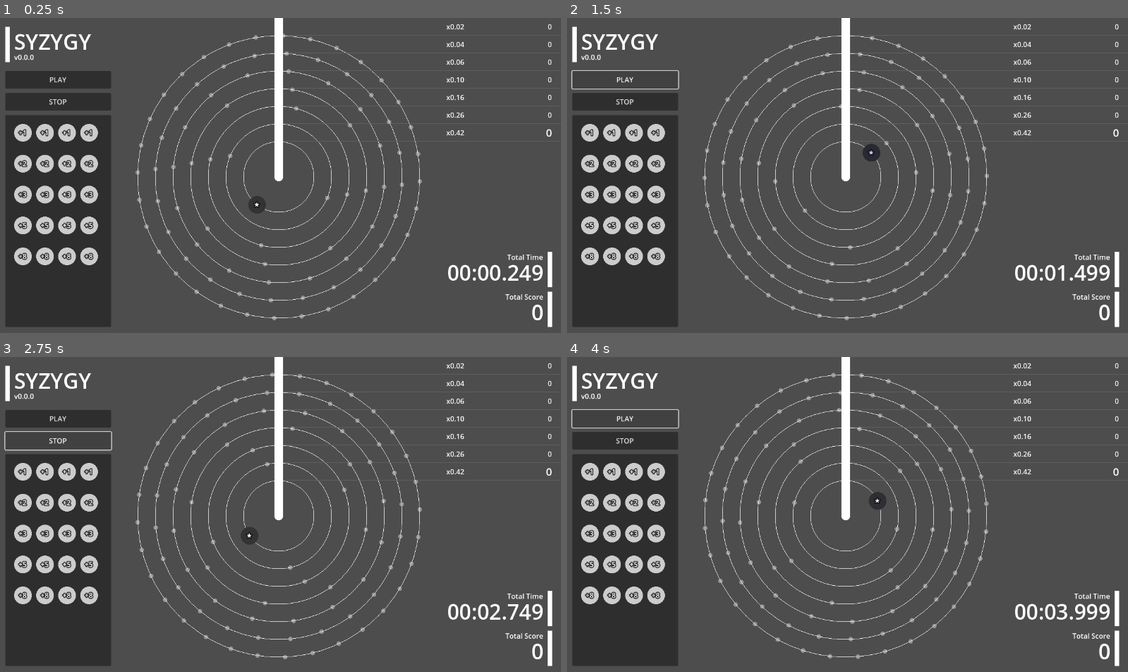
Above: before the commit, frames 1-4 (two rows, left to right).
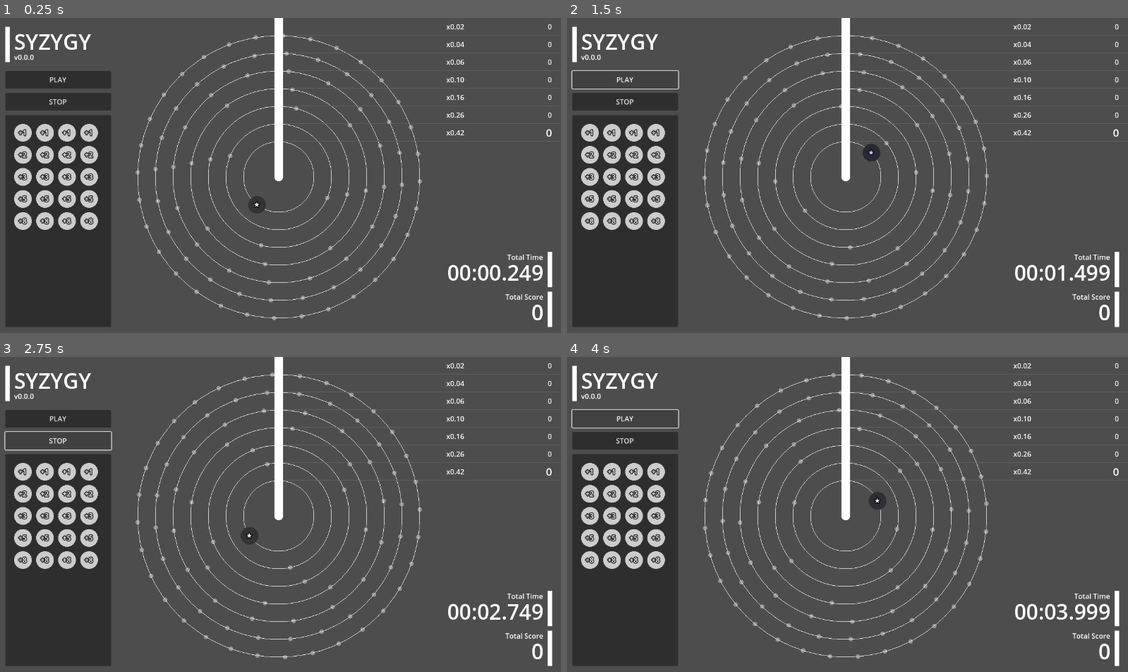
Above: after the commit, the same moments.

Repository: kamikoloss/syzygy
Game: Godot game, scene res://scenes/main.tscn
Same seed, same stepped clock (60 frames per second), same inputs: the game is played once before the commit and once after it.
Inputs:
- Up to frame 1 (0.25 s): no input
- Up to frame 2 (1.5 s): click "PLAY" at 0.5 s; click "PLAY" at 1.25 s
- Up to frame 3 (2.75 s): click "STOP" at 2 s
- Up to frame 4 (4 s): click "STOP" at 2.75 s; click "PLAY" at 3.5 s

The runs differ from the first frame. In frame 1, 2.8% of the frame differs, in the area x 2-18%, y 40-79%; in frame 2, 2.8%; in frame 3, 2.8%; in frame 4, 2.8%.

Commit message:
chore: delete Chip price label

Diff:
--- a/scenes/chip.gd
+++ b/scenes/chip.gd
@@ -20,7 +20,6 @@
 @export var _texture_rect_main: TextureRect
 @export var _texture_rect_outline: TextureRect
 @export var _label_main: Label
-@export var _label_price: Label
 
 var price := 0
 var score := 0
@@ -66,14 +65,13 @@
     _label_main.text = data[0] # "+%s" % [score]
     _texture_rect_main.modulate = data[1]
     price = data[2]
-    _label_price.text = "%s" % [data[2]]
     score = data[3]
 
     # Locked
     if is_locked:
-        _label_price.modulate = Color.WHITE
+        pass
     else:
-        _label_price.modulate = Color.WHITE
+        pass
 
     # Outline
     _texture_rect_outline.visible = is_hovering or is_dragging
--- a/scenes/chip.tscn
+++ b/scenes/chip.tscn
@@ -6,7 +6,7 @@
 [sub_resource type="CircleShape2D" id="CircleShape2D_su0yu"]
 radius = 20.0
 
-[node name="Chip" type="Control" node_paths=PackedStringArray("area", "_texture_rect_main", "_texture_rect_outline", "_label_main", "_label_price")]
+[node name="Chip" type="Control" node_paths=PackedStringArray("area", "_texture_rect_main", "_texture_rect_outline", "_label_main")]
 custom_minimum_size = Vector2(40, 40)
 layout_mode = 3
 anchors_preset = 0
@@ -15,7 +15,6 @@
 _texture_rect_main = NodePath("TextureRectMain")
 _texture_rect_outline = NodePath("TextureRectOutline")
 _label_main = NodePath("LabelMain")
-_label_price = NodePath("LabelPrice")
 
 [node name="TextureRectOutline" type="TextureRect" parent="."]
 self_modulate = Color(1, 1, 1, 0.4)
@@ -47,21 +46,6 @@
 horizontal_alignment = 1
 vertical_alignment = 1
 
-[node name="LabelPrice" type="Label" parent="."]
-visible = false
-layout_mode = 0
-offset_left = -20.0
-offset_top = 30.0
-offset_right = 60.0
-offset_bottom = 70.0
-pivot_offset = Vector2(40, 20)
-theme_override_colors/font_outline_color = Color(0, 0, 0, 0.8)
-theme_override_constants/outline_size = 6
-theme_override_font_sizes/font_size = 12
-text = "$999999"
-horizontal_alignment = 1
-vertical_alignment = 1
-
 [node name="Area2D" type="Area2D" parent="."]
 position = Vector2(20, 20)
 
--- a/scenes/main.tscn
+++ b/scenes/main.tscn
@@ -158,7 +158,7 @@
 layout_mode = 2
 size_flags_horizontal = 3
 theme_override_constants/h_separation = 10
-theme_override_constants/v_separation = 30
+theme_override_constants/v_separation = 10
 columns = 4
 
 [node name="MarginContainerRight" type="MarginContainer" parent="UI"]
